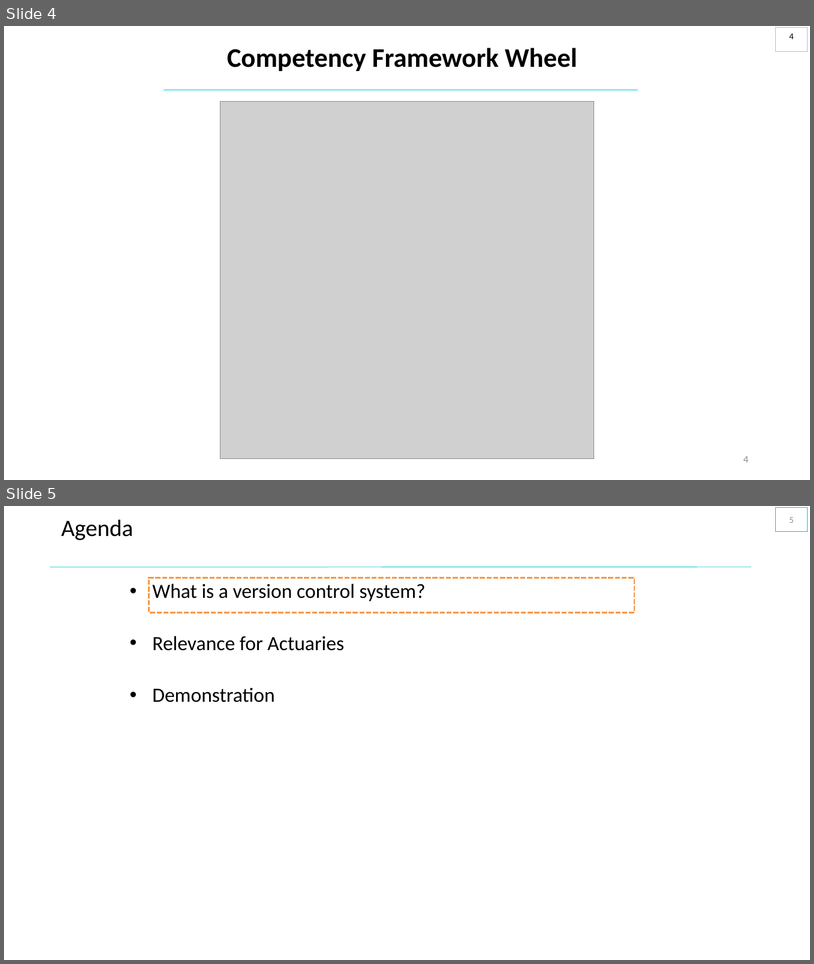
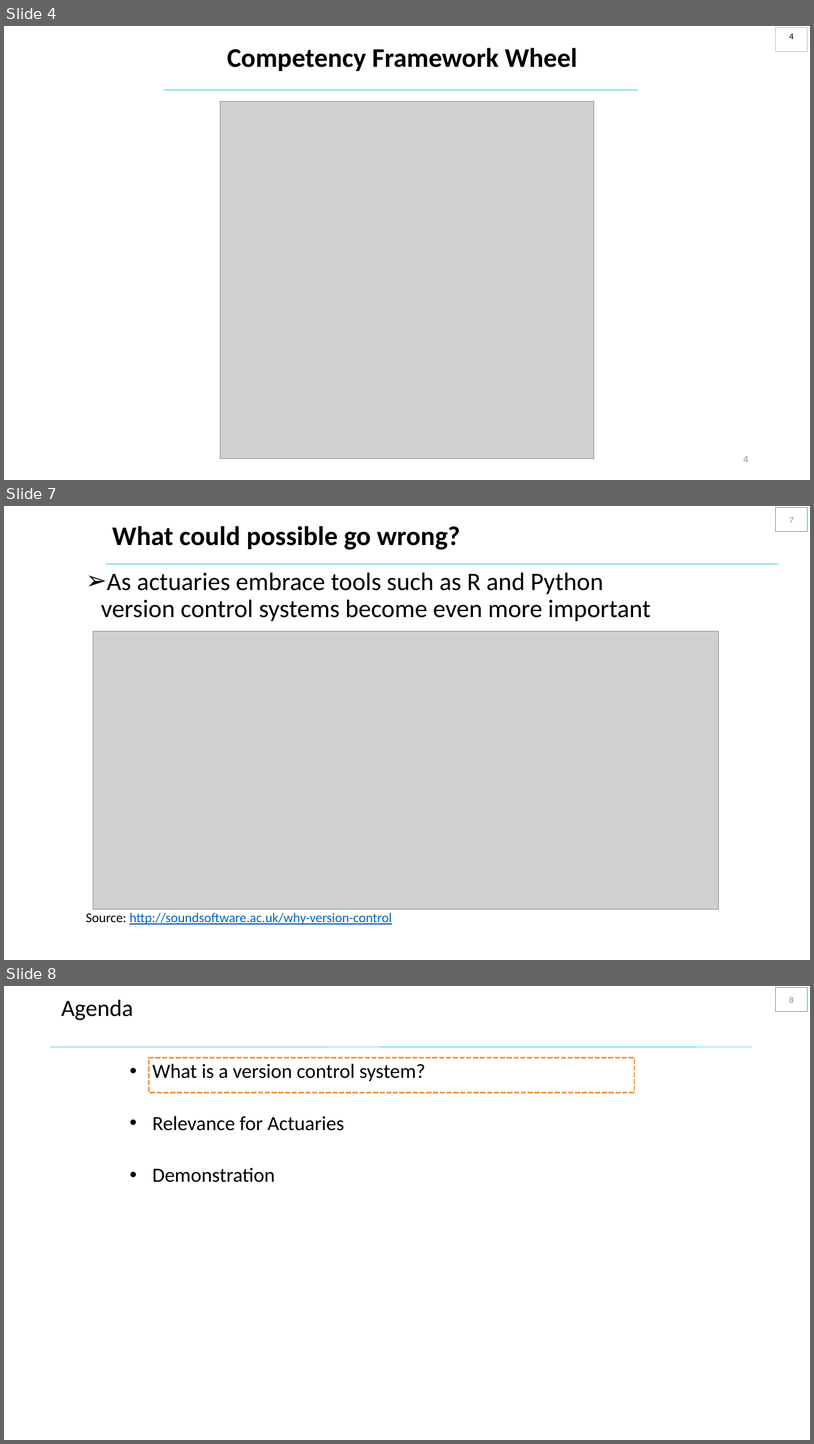
Before and after one commit to saidataanalytics/versioncontrol, a slide deck: SAI_Slides_Version_Control.pptx. Shown one above the other, each under a label of ours: slides 4 and 5 before the commit, slides 4, 7 and 8 after it; the slides between them are not shown. The pictures are 814x964 and 814x1444 pixels, drawn with LibreOffice and Linux fonts; fonts in the diff are those of the drawing; grey boxes stand for pictures; background and template pictures are left out. Boxes give left, top, right and bottom in pixels: in the first picture for what was removed or moved away, otherwise in the second. Text is boxed around its words. In the diff, an @@ line names an element or a change of style, - is before the commit and + after.

```diff
--- a/SAI_Slides_Version_Control.pptx
+++ b/SAI_Slides_Version_Control.pptx
@@ slide 7 added at [4,506,810,960], background #FFFFFF @@
@@ page number added at [776,507,808,531], outline #00C6D7 0.75 pt, 10.5 pt, text #8C8C8C @@
+7
@@ title added at [112,526,461,550], 32 pt, text #000000, bold @@
+What could possible go wrong?
@@ text added at [101,573,651,621], 30 pt, text #000000 @@
+➢ As actuaries embrace tools such as R and Python version control systems become even more important
@@ line added from (106, 564) to (779, 564), #00C6D7 0.5 pt @@
@@ picture added at [93,631,719,909] @@
@@ text added at [86,912,392,924], 16 pt, text #0563C1, underline @@
+Source: http://soundsoftware.ac.uk/why-version-control
@@ what was slide 5 is now slide 8 @@
@@ page number at [789,997,794,1003]: text changed @@
-5
+8
```
Also in this commit, not shown: 5 slides changed, 6 other slides added, 1 other file.
